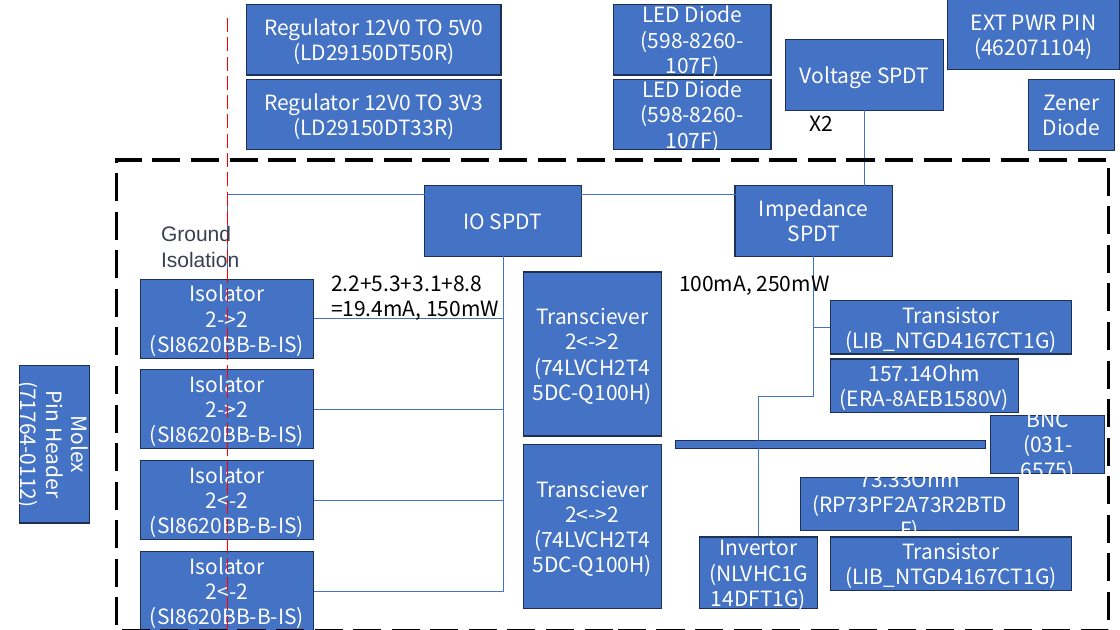
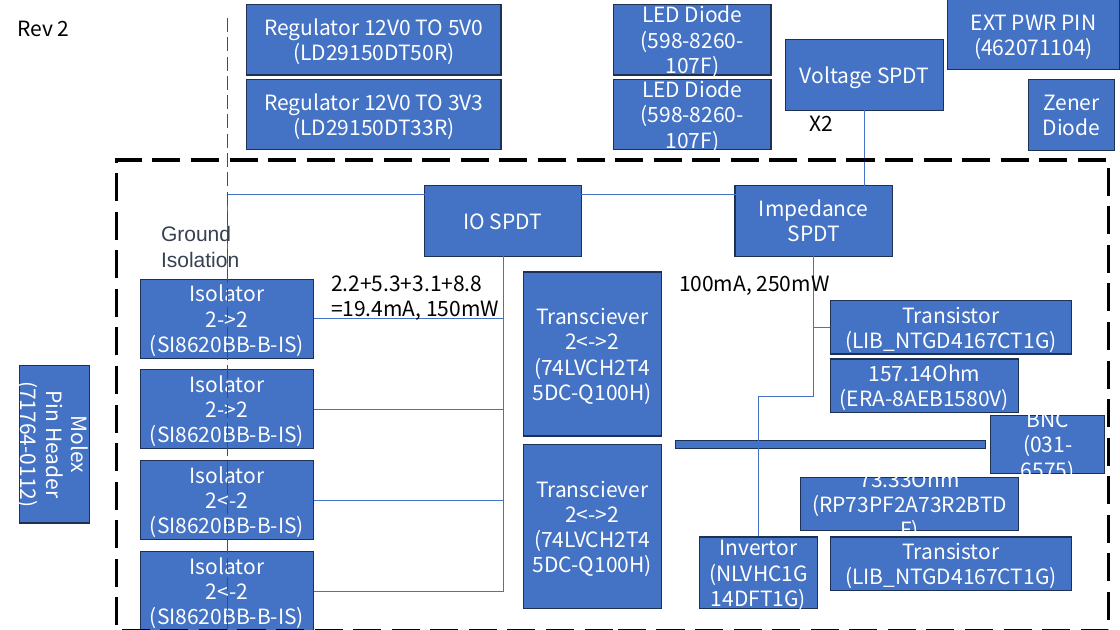
Before and after one commit to alexist2623/PMOD2BNC, a slide deck: slide 14 of Meeting/PMOD2BNC.pptx. Drawn at 1120x630 pixels with LibreOffice and Linux fonts; fonts in the diff are those of the drawing. Boxes give left, top, right and bottom in pixels: in the first picture for what was removed or moved away, otherwise in the second. Text is boxed around its words. In the diff, an @@ line names an element or a change of style, - is before the commit and + after.

```diff
--- a/Meeting/PMOD2BNC.pptx
+++ b/Meeting/PMOD2BNC.pptx
@@ text added at box(17, 20, 70, 37), 18 pt, text #000000 @@
+Rev 2
```
Also in this commit, not shown: 5 other slides changed, 3 other files.
